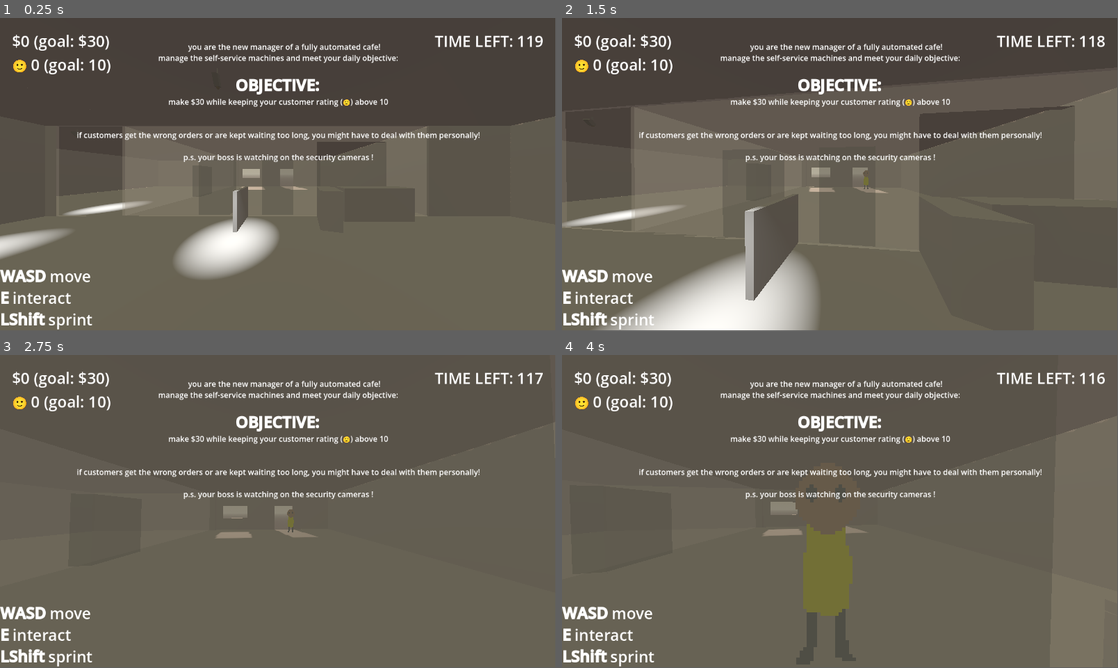
Above: before the commit, frames 1-4 (two rows, left to right).
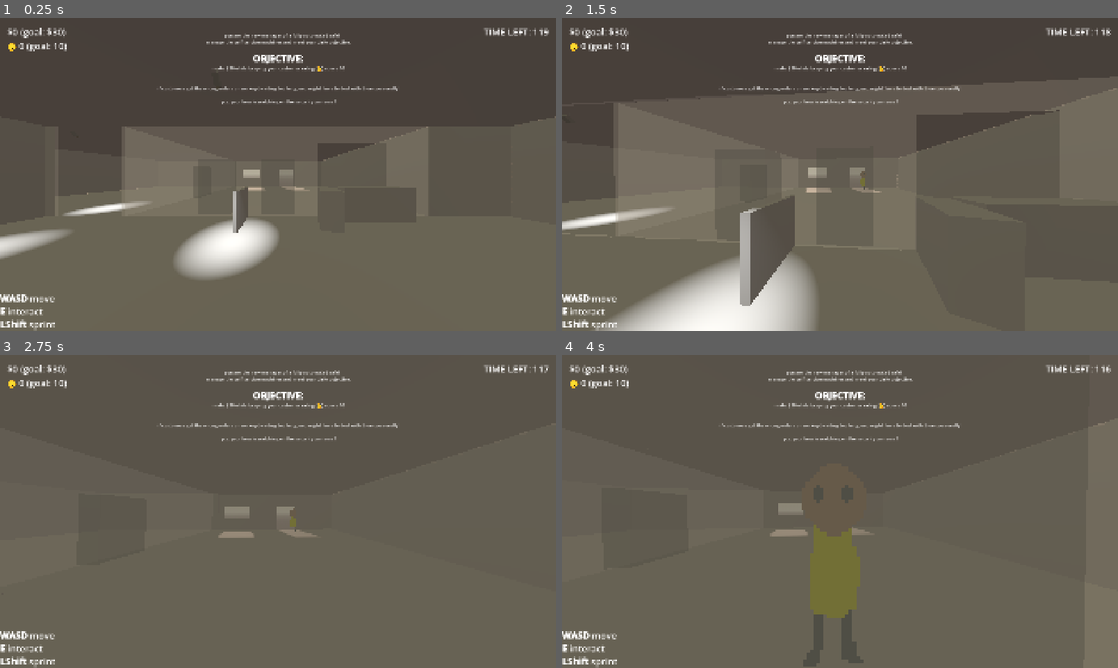
Above: after the commit, the same moments.

Repository: Sunday-Studio-Team/cafe
Game: Godot game, scene res://main.tscn
Same seed, same stepped clock (60 frames per second), same inputs: the game is played once before the commit and once after it.
Inputs (mouse positions are in pixels of both pictures, inside the frame that each line leads up to):
- Up to frame 1 (0.25 s): no input
- Up to frame 2 (1.5 s): move the mouse to (867, 171) at 0.52 s; hold E (interact) 0.53-1.28 s; hold W (move_forward) from 0.53 s (still down); move the mouse to (812, 174) at 1.27 s; tap Shift (sprint) at 1.35 s
- Up to frame 3 (2.75 s): keep holding W (move_forward); move the mouse to (289, 505) at 2.02 s; tap I at 2.1 s
- Up to frame 4 (4 s): keep holding W (move_forward); move the mouse to (834, 514) at 2.77 s; tap E (interact) at 2.85 s; move the mouse to (878, 514) at 3.52 s; hold Shift (sprint) from 3.53 s (still down)
In our replay, the window is 799x449 before the commit and 800x450 after it. These sizes can differ from the game's own. Grey fills any space a smaller window leaves; there, only what the larger window draws over its background counts as a difference.

The runs differ from the first frame. In frame 1, 6.3% of the frame differs, in the area x 0-100%, y 0-100%; in frame 2, 9.1%; in frame 3, 6.0%; in frame 4, 6.9%.

Commit message:
set window settings, adjust minigame ui size + pos

Diff:
--- a/godot/Minigames/minigame_controller.gd
+++ b/godot/Minigames/minigame_controller.gd
@@ -1,30 +1,21 @@
 extends CanvasLayer
-@onready var sub_viewport = $Control/SubViewportContainer/SubViewport
 
-#Minigame List
-@export var minigame_dict : Dictionary[String, PackedScene]
+@export var minigame_dict: Dictionary[String, PackedScene]
+@export var sub_viewport: SubViewport
 
 
+func play_minigame(minigame_name: String):
+	var choosen_game: PackedScene = minigame_dict.get(minigame_name)
 
-#Adds the minigame to the subviewport so that it is playable
-func set_minigame(minigame_name : String):
-	var choosen_game : PackedScene = minigame_dict.get(minigame_name)
-	#If Null
+	# If Null
 	if not choosen_game:
 		print("This game does not exist")
-		#Put a generic "test game" as the default if it doesn't work
 
-	#Adds game to the subviewport
 	sub_viewport.add_child(choosen_game.instantiate())
-
-#Turns on the minigame and turns on any related functions within the minigame.
-func play_minigame(minigame_name : String):
-	#Sets the game
-	set_minigame(minigame_name)
 
 	visible = true
 
-#Closes the game
+
 func close_game():
 	sub_viewport.get_child(0).queue_free()
 	visible = false
--- a/godot/main.tscn
+++ b/godot/main.tscn
@@ -368,35 +368,32 @@
 text = "PAUSED"
 horizontal_alignment = 1
 
-[node name="Minigame Controller" type="CanvasLayer" parent="." unique_id=305291737]
+[node name="Minigame Controller" type="CanvasLayer" parent="." unique_id=305291737 node_paths=PackedStringArray("sub_viewport")]
 visible = false
 script = ExtResource("10_4c57u")
 minigame_dict = Dictionary[String, PackedScene]({
 "Colors": ExtResource("11_efxa6")
 })
-
-[node name="Control" type="Control" parent="Minigame Controller" unique_id=209610919]
-layout_mode = 3
+sub_viewport = NodePath("MarginContainer/SubViewportContainer/SubViewport")
+
+[node name="MarginContainer" type="MarginContainer" parent="Minigame Controller" unique_id=614867549]
 anchors_preset = 15
 anchor_right = 1.0
 anchor_bottom = 1.0
 grow_horizontal = 2
 grow_vertical = 2
-
-[node name="SubViewportContainer" type="SubViewportContainer" parent="Minigame Controller/Control" unique_id=824924343]
-layout_mode = 1
-anchors_preset = -1
-anchor_right = 0.47900003
-anchor_bottom = 0.59400004
-offset_right = 0.19195557
-offset_bottom = 0.08798218
-grow_horizontal = 2
-grow_vertical = 2
+theme_override_constants/margin_left = 500
+theme_override_constants/margin_top = 250
+theme_override_constants/margin_right = 500
+theme_override_constants/margin_bottom = 250
+
+[node name="SubViewportContainer" type="SubViewportContainer" parent="Minigame Controller/MarginContainer" unique_id=824924343]
+layout_mode = 2
 stretch = true
 
-[node name="SubViewport" type="SubViewport" parent="Minigame Controller/Control/SubViewportContainer" unique_id=1717214408]
+[node name="SubViewport" type="SubViewport" parent="Minigame Controller/MarginContainer/SubViewportContainer" unique_id=1717214408]
 handle_input_locally = false
-size = Vector2i(552, 385)
+size = Vector2i(920, 580)
 render_target_update_mode = 0
 
 [node name="SecurityCam" parent="." unique_id=557976636 instance=ExtResource("12_dg77c")]
--- a/godot/project.godot
+++ b/godot/project.godot
@@ -19,6 +19,15 @@
 
 Events="*uid://bwnrp1mvuxrhd"
 Global="*uid://bsobghkg5y0nh"
+
+[display]
+
+window/size/viewport_width=1920
+window/size/viewport_height=1080
+window/size/mode=3
+window/stretch/mode="canvas_items"
+window/stretch/aspect="expand"
+window/size/mode.editor=0
 
 [editor_plugins]
 
